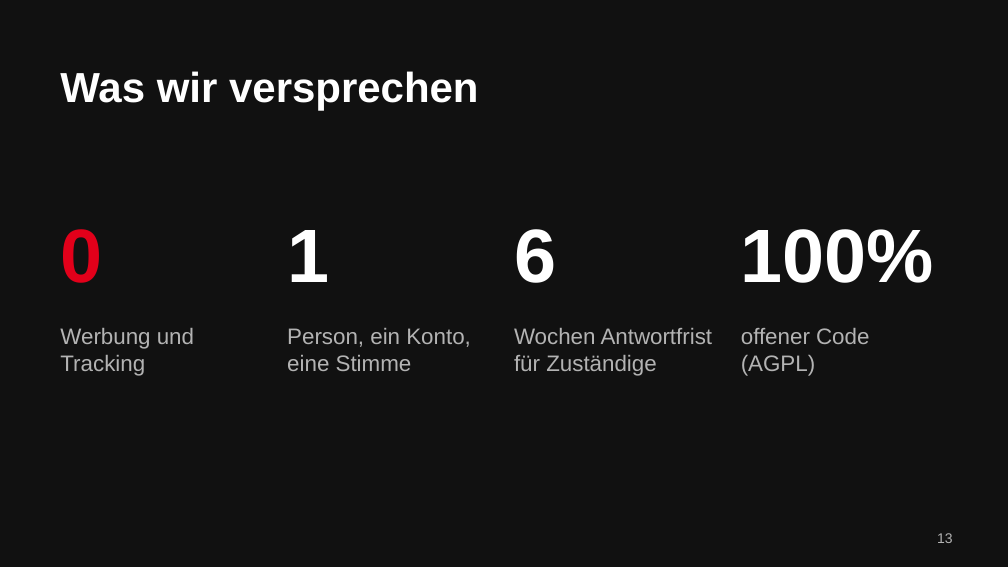
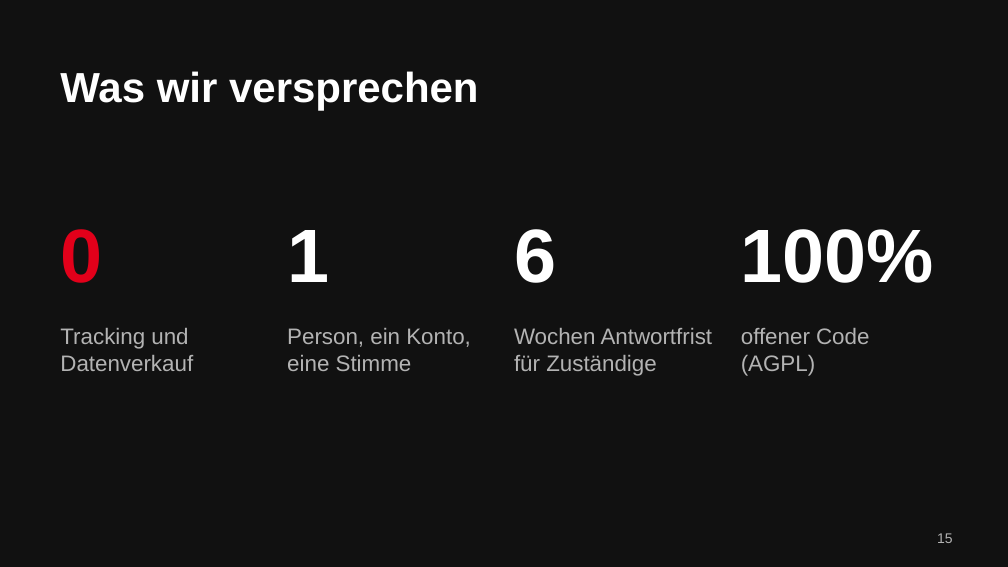
Before and after one commit to dafiiit/HiveVoice, a slide deck: slide 15 of docs/werbung/HiveVoice.pptx (slide 13 before the commit). Drawn at 1008x567 pixels with LibreOffice and Linux fonts; fonts in the diff are those of the drawing. Boxes give left, top, right and bottom in pixels: in the first picture for what was removed or moved away, otherwise in the second. Text is boxed around its words. In the diff, an @@ line names an element or a change of style, - is before the commit and + after.

```diff
--- a/docs/werbung/HiveVoice.pptx
+++ b/docs/werbung/HiveVoice.pptx
@@ text at [60,328,193,371]: text changed @@
-Werbung und Tracking
+Tracking und Datenverkauf
@@ page number at [937,533,953,543]: text changed @@
-13
+15
```
Also in this commit, not shown: 4 other slides changed, 10 slides added, 7 slides removed, 9 other files.
